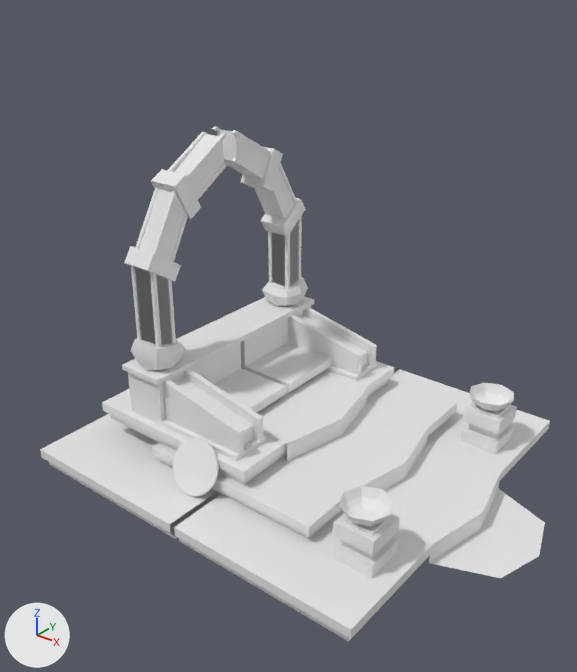
Renders of the Blender file altar.blend from each side of a commit.
Rendered twice from a camera (50 mm lens) standing at (3.47, -4.51, 4.86) and looking at (-0.9, 0.96, 1.47). Arrows for +X, +Y and +Z are at lower left; the lights stay in place.
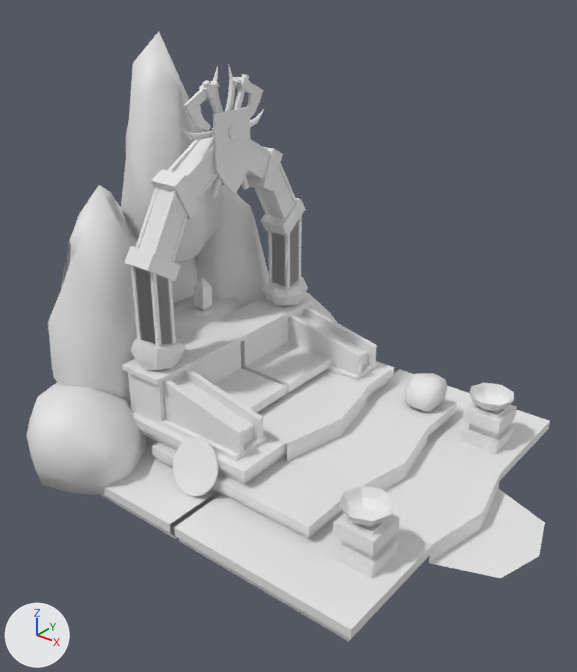
Commit message: bloking 2

Boxes [x1, y1, x2, y2] around the edits, measured in the pictures (577 x 672 px):
'Cube.067', added
    after: [48, 185, 138, 403]
'Cube.066', added
    after: [26, 382, 146, 495]
'Cube.068', added
    after: [121, 31, 222, 261]
'Cube.071', added
    after: [197, 185, 269, 309]
'Plane.001', added
    after: [213, 106, 251, 194]
'Cube.069', added
    after: [173, 295, 240, 339]
'Cube.073', added
    after: [404, 373, 447, 412]
'Cube.070', added
    after: [172, 256, 198, 303]
'Cube.065', added
    after: [210, 74, 263, 198]
'Cube.064', added
    after: [184, 81, 220, 131]
'Cube.074', added
    after: [193, 278, 212, 311]
'Cylinder.002', added
    after: [202, 80, 249, 189]
'Cylinder.006', added
    after: [225, 64, 236, 111]
'Cube.072', added
    after: [304, 293, 337, 322]
'Cylinder.003', added
    after: [180, 128, 214, 140]
'Cylinder.007', added
    after: [193, 307, 216, 317]
'Cylinder.001', added
    after: [228, 124, 240, 140]
'Cylinder.005', added
    after: [213, 66, 223, 112]
'Cylinder.004', added
    after: [250, 108, 265, 127]

The change, as a diff of the scene's bpy script:
```diff
--- a/altar.blend.py
+++ b/altar.blend.py
@@ ob_cylinder_007 @@
+ob_cylinder_007 = bpy.data.objects.new('Cylinder.007', me_cylinder_009)  # an 8-sided cut cone along z (radius 0.138 at the low end, 0.093 at the high end) spanning x -0.138..0.138, y -0.138..0.138, z -0.02..0.02
+ob_cylinder_007.location = (-2.51, 1.42, 1.14)
@@ ob_cube_074 @@
+ob_cube_074 = bpy.data.objects.new('Cube.074', me_cube_075)  # 13 vertices, 13 faces; spans x -1.0..1.0, y -1.0..1.0, z -1.47..2.3
+ob_cube_074.location = (-2.51, 1.41, 1.31)
+ob_cube_074.scale = (0.0725, 0.0725, 0.102)
@@ ob_cube_073 @@
+ob_cube_073 = bpy.data.objects.new('Cube.073', me_cube_074)  # 54 vertices, 52 faces; spans x -0.92..1.1, y -0.9..1.06, z -1.0..0.67
+ob_cube_073.location = (-0.12, 2.37, 0.54)
+ob_cube_073.rotation_euler = (0.0, 0.0, -4.658)  # degrees (0, 0, -267)
+ob_cube_073.scale = (0.213, 0.213, 0.213)
@@ ob_cube_072 @@
+ob_cube_072 = bpy.data.objects.new('Cube.072', me_cube_073)  # 54 vertices, 52 faces; spans x -0.65..0.98, y -0.72..0.96, z -0.86..0.52
+ob_cube_072.location = (-2.32, 2.95, 0.23)
+ob_cube_072.rotation_euler = (-2.997, -0.808, -2.044)  # degrees (-172, -46, -117)
+ob_cube_072.scale = (0.639, 0.639, 0.639)
@@ ob_cube_071 @@
+ob_cube_071 = bpy.data.objects.new('Cube.071', me_cube_072)  # 54 vertices, 52 faces; spans x -1.15..1.14, y -1.15..1.33, z -1.25..2.74
+ob_cube_071.location = (-2.91, 2.34, 0.86)
+ob_cube_071.rotation_euler = (0.0, 0.0, -2.619)  # degrees (0, 0, -150)
+ob_cube_071.scale = (0.458, 0.534, 0.568)
@@ ob_cube_070 @@
+ob_cube_070 = bpy.data.objects.new('Cube.070', me_cube_071)  # 54 vertices, 52 faces; spans x -1.25..1.1, y -1.47..1.02, z -1.16..0.62
+ob_cube_070.location = (-3.24, 1.26, 1.62)
+ob_cube_070.rotation_euler = (0.0, 0.0, -3.126)  # degrees (0, 0, -179)
+ob_cube_070.scale = (0.323, 0.413, 0.581)
@@ ob_cube_069 @@
+ob_cube_069 = bpy.data.objects.new('Cube.069', me_cube_070)  # 54 vertices, 52 faces; spans x -1.4..1.1, y -1.7..1.06, z -1.0..0.28
+ob_cube_069.location = (-2.61, 1.28, 0.97)
+ob_cube_069.rotation_euler = (0.0, 0.0, -2.619)  # degrees (0, 0, -150)
+ob_cube_069.scale = (0.411, 0.411, 0.807)
@@ ob_cube_068 @@
+ob_cube_068 = bpy.data.objects.new('Cube.068', me_cube_069)  # 54 vertices, 52 faces; spans x -0.8..0.64, y -0.88..1.04, z -0.8..1.56
+ob_cube_068.location = (-2.94, 1.36, 2.55)
+ob_cube_068.rotation_euler = (-0.0303, -0.08, -2.606)  # degrees (-1.7, -4.6, -149)
+ob_cube_068.scale = (0.719, 0.719, 1.0)
@@ ob_cube_067 @@
+ob_cube_067 = bpy.data.objects.new('Cube.067', me_cube_067)  # 92 vertices, 90 faces; spans x -1.34..1.44, y -1.35..1.26, z -1.0..5.58
+ob_cube_067.location = (-2.84, 0.32, 0.62)
+ob_cube_067.rotation_euler = (0.0, 0.0, -2.619)  # degrees (0, 0, -150)
+ob_cube_067.scale = (0.359, 0.525, 0.383)
@@ ob_cube_066 @@
+ob_cube_066 = bpy.data.objects.new('Cube.066', me_cube_074.copy())
+ob_cube_066.location = (-2.41, -0.4, 0.53)
+ob_cube_066.rotation_euler = (0.0, 0.0, -2.619)  # degrees (0, 0, -150)
+ob_cube_066.scale = (0.568, 0.568, 0.568)
@@ ob_cylinder_006 @@
+ob_cylinder_006 = bpy.data.objects.new('Cylinder.006', me_cylinder_007)  # 33 vertices, 33 faces; spans x -0.077..0.073, y -0.062..0.302, z 0.0..0.83
+ob_cylinder_006.location = (-1.97, 1.28, 3.25)
+ob_cylinder_006.rotation_euler = (0.371, -0.00179, -3.126)  # degrees (21, -0.1, -179)
+ob_cylinder_006.scale = (0.454, 0.454, 0.747)
@@ ob_cylinder_005 @@
+ob_cylinder_005 = bpy.data.objects.new('Cylinder.005', me_cylinder_007.copy())
+ob_cylinder_005.location = (-1.97, 1.28, 3.25)
+ob_cylinder_005.rotation_euler = (0.324, 0.0, 0.0)  # degrees (19, 0, 0)
+ob_cylinder_005.scale = (0.454, 0.454, 0.747)
@@ ob_cylinder_004 @@
+ob_cylinder_004 = bpy.data.objects.new('Cylinder.004', me_cylinder_007.copy())
+ob_cylinder_004.location = (-1.97, 1.28, 3.25)
+ob_cylinder_004.rotation_euler = (1.571, 0.0, 3.142)  # degrees (90, 0, 180)
+ob_cylinder_004.scale = (0.454, 0.454, 0.747)
@@ ob_cylinder_003 @@
+ob_cylinder_003 = bpy.data.objects.new('Cylinder.003', me_cylinder_007.copy())
+ob_cylinder_003.location = (-1.97, 1.28, 3.25)
+ob_cylinder_003.rotation_euler = (1.571, 0.0, 0.0)  # degrees (90, 0, 0)
+ob_cylinder_003.scale = (0.454, 0.454, 0.747)
@@ ob_cube_065 @@
+ob_cube_065 = bpy.data.objects.new('Cube.065', me_cube_043)  # 104 vertices, 86 faces; spans x -1.2..1.0, y -5.8..3.4, z -19.7..5.7
+ob_cube_065.location = (-1.93, 1.47, 3.49)
+ob_cube_065.rotation_euler = (-0.447, 0.0, 0.0)  # degrees (-26, 0, 0)
+ob_cube_065.scale = (0.048, -0.048, 0.048)
@@ ob_cube_064 @@
+ob_cube_064 = bpy.data.objects.new('Cube.064', me_cube)  # 80 vertices, 68 faces; spans x -1.13..1.13, y -6.42..2.76, z -6.65..1.0
+ob_cube_064.location = (-1.93, 1.03, 3.67)
+ob_cube_064.rotation_euler = (0.447, 0.0, 0.0)  # degrees (26, 0, 0)
+ob_cube_064.scale = (0.048, 0.048, 0.048)
@@ ob_cylinder_002 @@
+ob_cylinder_002 = bpy.data.objects.new('Cylinder.002', me_cylinder_002)  # 24 vertices, 18 faces; spans x -0.075..0.075, y -0.075..0.075, z -0.484..0.399
+ob_cylinder_002.location = (-1.91, 1.23, 3.25)
+ob_cylinder_002.rotation_euler = (0.447, 0.0, 0.0)  # degrees (26, 0, 0)
+ob_cylinder_002.scale = (0.471, 0.45, 1.38)
@@ ob_cylinder_001 @@
+ob_cylinder_001 = bpy.data.objects.new('Cylinder.001', me_cylinder_001)  # an 8-sided cylinder along z spanning x -0.075..0.075, y -0.075..0.075, z -0.014..0.014
+ob_cylinder_001.location = (-1.84, 1.29, 3.26)
+ob_cylinder_001.rotation_euler = (0.0, 1.571, 0.0)  # degrees (0, 90, 0)
@@ ob_plane_001 @@
+ob_plane_001 = bpy.data.objects.new('Plane.001', me_plane_001)  # 38 vertices, 38 faces; spans x -1.0..1.0, y -1.05..1.0, z 0.0..0.03
+ob_plane_001.location = (-1.88, 1.29, 3.06)
+ob_plane_001.rotation_euler = (1.571, 0.0, 1.571)  # degrees (90, 0, 90)
+ob_plane_001.scale = (0.25, 0.4, 1.0)
```
